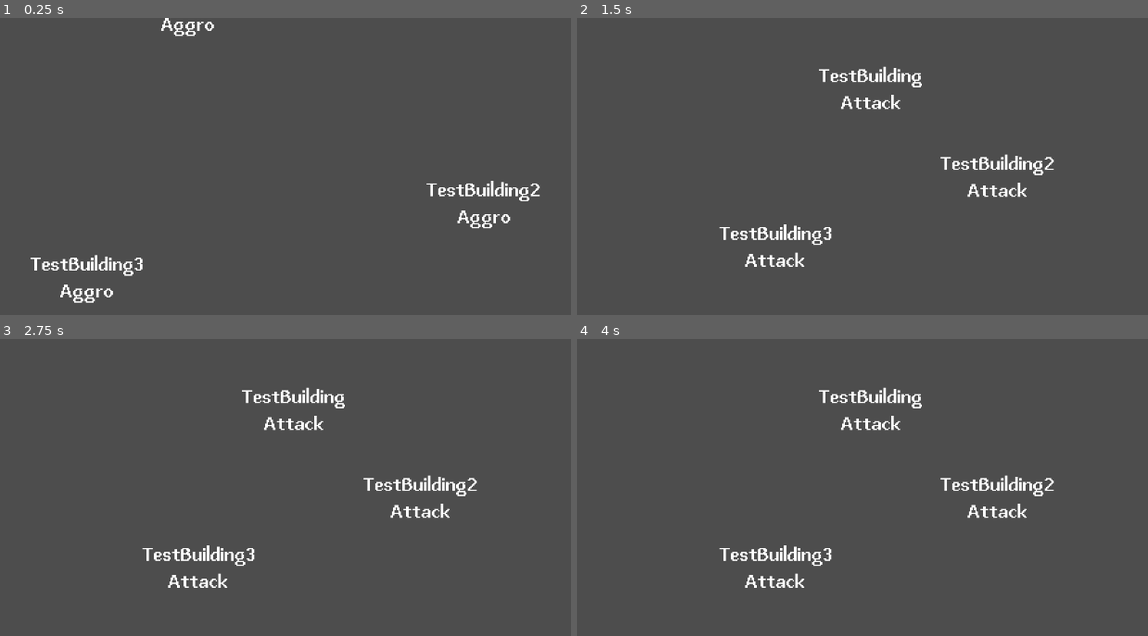
Above: before the commit, frames 1-4 (two rows, left to right).
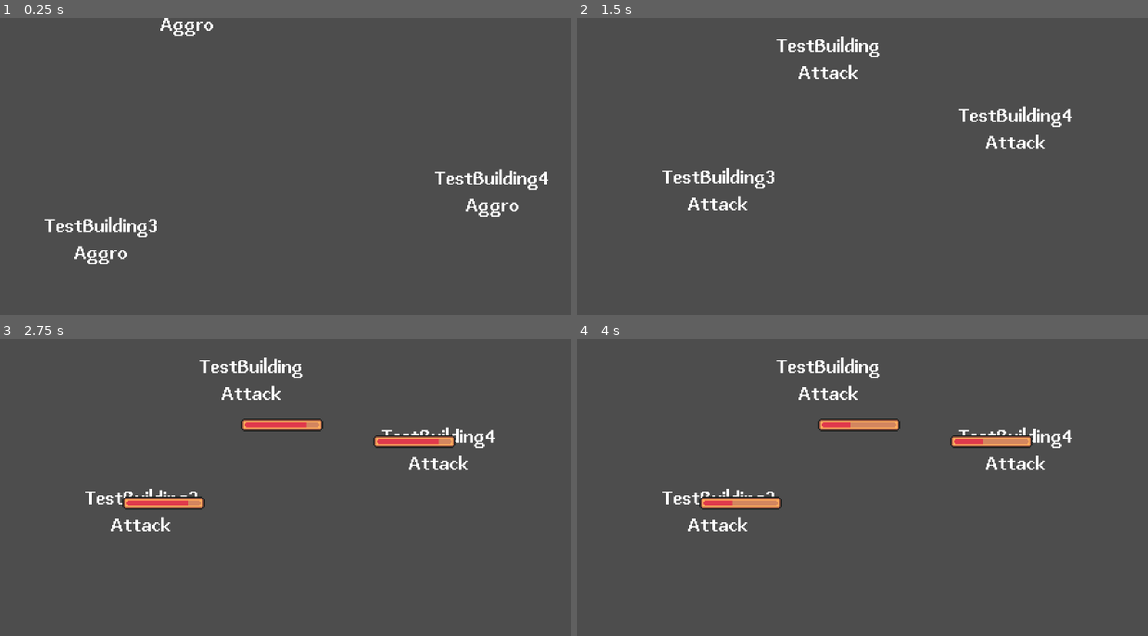
Above: after the commit, the same moments.

Repository: Cedro23/TDCardGame
Game: Godot game, scene res://scenes/game.tscn
Same seed, same stepped clock (60 frames per second), same inputs: the game is played once before the commit and once after it.
Inputs:
- Up to frame 1 (0.25 s): no input
- Up to frame 2 (1.5 s): no input
- Up to frame 3 (2.75 s): no input
- Up to frame 4 (4 s): tap Enter at 2.75 s; tap Space at 3.5 s

The runs differ from the first frame. In frame 1, 2.7% of the frame differs, in the area x 5-97%, y 0-96%; in frame 2, 3.9%; in frame 3, 5.1%, in the area x 14-87%, y 6-84%; in frame 4, 5.1%.

Commit message:
Added health bars (#10)

Diff:
--- /dev/null
+++ b/scenes/buildings/basic_building.tscn
@@ -0,0 +1,25 @@
+[gd_scene load_steps=4 format=3 uid="uid://cmpguaw5abup"]
+
+[ext_resource type="Script" path="res://scripts/entities/buildings/building.gd" id="1_8yitq"]
+[ext_resource type="PackedScene" uid="uid://ck0kwdcf7k48w" path="res://scenes/hud/health_bar.tscn" id="2_jvx4j"]
+
+[sub_resource type="RectangleShape2D" id="RectangleShape2D_he7m6"]
+
+[node name="BasicBuilding" type="CharacterBody2D" groups=["Building"]]
+position = Vector2(27, -52)
+script = ExtResource("1_8yitq")
+
+[node name="CollisionShape2D" type="CollisionShape2D" parent="."]
+shape = SubResource("RectangleShape2D_he7m6")
+
+[node name="HealthBar" parent="." node_paths=PackedStringArray("entity") instance=ExtResource("2_jvx4j")]
+anchors_preset = 0
+anchor_left = 0.0
+anchor_top = 0.0
+anchor_right = 0.0
+anchor_bottom = 0.0
+offset_top = -24.0
+offset_bottom = -14.0
+grow_horizontal = 1
+grow_vertical = 1
+entity = NodePath("..")
--- a/scenes/enemies/melee_enemy.tscn
+++ b/scenes/enemies/melee_enemy.tscn
@@ -7,6 +7,7 @@
 [ext_resource type="Script" path="res://scripts/entities/enemies/attack_state.gd" id="5_c2208"]
 [ext_resource type="PackedScene" uid="uid://hn1cbwiypoej" path="res://scenes/debug/state_debug.tscn" id="6_is40x"]
 [ext_resource type="PackedScene" uid="uid://dxdeyygyumltw" path="res://scenes/debug/target_debug.tscn" id="7_wusas"]
+[ext_resource type="PackedScene" uid="uid://ck0kwdcf7k48w" path="res://scenes/hud/health_bar.tscn" id="8_mnilb"]
 
 [sub_resource type="CircleShape2D" id="CircleShape2D_xyw2v"]
 radius = 16.0
@@ -37,12 +38,19 @@
 script = ExtResource("5_c2208")
 can_move = false
 
-[node name="StateDebug" parent="." node_paths=PackedStringArray("state_machine") instance=ExtResource("6_is40x")]
-state_machine = NodePath("../EnemyStateMachine")
+[node name="Debug" type="Node2D" parent="."]
 
-[node name="TargetDebug" parent="." node_paths=PackedStringArray("entity") instance=ExtResource("7_wusas")]
+[node name="StateDebug" parent="Debug" node_paths=PackedStringArray("state_machine") instance=ExtResource("6_is40x")]
+state_machine = NodePath("../../EnemyStateMachine")
+
+[node name="TargetDebug" parent="Debug" node_paths=PackedStringArray("entity") instance=ExtResource("7_wusas")]
 offset_top = -54.0
 offset_bottom = -36.0
+entity = NodePath("../..")
+
+[node name="HealthBar" parent="." node_paths=PackedStringArray("entity") instance=ExtResource("8_mnilb")]
+offset_top = -29.0
+offset_bottom = -19.0
 entity = NodePath("..")
 
 [connection signal="timeout" from="AttackTimer" to="EnemyStateMachine/Attack" method="_on_attack_timer_timeout"]
--- a/scenes/enemies/ranged_enemy.tscn
+++ b/scenes/enemies/ranged_enemy.tscn
@@ -7,6 +7,7 @@
 [ext_resource type="Script" path="res://scripts/entities/enemies/attack_state.gd" id="5_yy6q0"]
 [ext_resource type="PackedScene" uid="uid://hn1cbwiypoej" path="res://scenes/debug/state_debug.tscn" id="7_8o0qp"]
 [ext_resource type="PackedScene" uid="uid://dxdeyygyumltw" path="res://scenes/debug/target_debug.tscn" id="7_yv7r8"]
+[ext_resource type="PackedScene" uid="uid://ck0kwdcf7k48w" path="res://scenes/hud/health_bar.tscn" id="8_w1c1p"]
 
 [sub_resource type="CircleShape2D" id="CircleShape2D_242il"]
 radius = 16.0
@@ -37,12 +38,21 @@
 script = ExtResource("5_yy6q0")
 can_move = false
 
-[node name="TargetDebug" parent="." node_paths=PackedStringArray("entity") instance=ExtResource("7_yv7r8")]
+[node name="Debug" type="Node2D" parent="."]
+
+[node name="TargetDebug" parent="Debug" node_paths=PackedStringArray("entity") instance=ExtResource("7_yv7r8")]
 offset_top = -49.0
 offset_bottom = -31.0
+entity = NodePath("../..")
+
+[node name="StateDebug" parent="Debug" node_paths=PackedStringArray("state_machine") instance=ExtResource("7_8o0qp")]
+state_machine = NodePath("../../EnemyStateMachine")
+
+[node name="HealthBar" parent="." node_paths=PackedStringArray("entity") instance=ExtResource("8_w1c1p")]
+offset_left = 544.0
+offset_top = 319.0
+offset_right = 608.0
+offset_bottom = 329.0
 entity = NodePath("..")
 
-[node name="StateDebug" parent="." node_paths=PackedStringArray("state_machine") instance=ExtResource("7_8o0qp")]
-state_machine = NodePath("../EnemyStateMachine")
-
 [connection signal="timeout" from="AttackTimer" to="EnemyStateMachine/Attack" method="_on_attack_timer_timeout"]
--- a/scenes/game.tscn
+++ b/scenes/game.tscn
@@ -1,9 +1,7 @@
-[gd_scene load_steps=4 format=3 uid="uid://dmlgh8lodh2rm"]
+[gd_scene load_steps=3 format=3 uid="uid://dmlgh8lodh2rm"]
 
+[ext_resource type="PackedScene" uid="uid://cmpguaw5abup" path="res://scenes/buildings/basic_building.tscn" id="1_n2b3x"]
 [ext_resource type="PackedScene" uid="uid://bl8xc53ebchfy" path="res://scenes/enemies/melee_enemy.tscn" id="1_yce7x"]
-[ext_resource type="Script" path="res://scripts/entities/buildings/building.gd" id="2_qwapg"]
-
-[sub_resource type="RectangleShape2D" id="RectangleShape2D_he7m6"]
 
 [node name="Game" type="Node2D"]
 
@@ -12,29 +10,23 @@
 
 [node name="Buildings" type="Node" parent="."]
 
-[node name="TestBuilding" type="CharacterBody2D" parent="Buildings" groups=["Building"]]
-position = Vector2(27, -52)
-script = ExtResource("2_qwapg")
+[node name="TestBuilding" parent="Buildings" instance=ExtResource("1_n2b3x")]
+position = Vector2(-6, -76)
 
-[node name="CollisionShape2D" type="CollisionShape2D" parent="Buildings/TestBuilding"]
-shape = SubResource("RectangleShape2D_he7m6")
+[node name="TestBuilding2" parent="Buildings" instance=ExtResource("1_n2b3x")]
+position = Vector2(41, 60)
 
-[node name="TestBuilding2" type="CharacterBody2D" parent="Buildings" groups=["Building"]]
-position = Vector2(74, -13)
-script = ExtResource("2_qwapg")
+[node name="TestBuilding3" parent="Buildings" instance=ExtResource("1_n2b3x")]
+position = Vector2(-98, -15)
 
-[node name="CollisionShape2D" type="CollisionShape2D" parent="Buildings/TestBuilding2"]
-shape = SubResource("RectangleShape2D_he7m6")
+[node name="TestBuilding4" parent="Buildings" instance=ExtResource("1_n2b3x")]
+position = Vector2(97, -63)
 
-[node name="TestBuilding3" type="CharacterBody2D" parent="Buildings" groups=["Building"]]
-position = Vector2(-43, 45)
-script = ExtResource("2_qwapg")
-
-[node name="CollisionShape2D" type="CollisionShape2D" parent="Buildings/TestBuilding3"]
-shape = SubResource("RectangleShape2D_he7m6")
+[node name="TestBuilding5" parent="Buildings" instance=ExtResource("1_n2b3x")]
+position = Vector2(8, 2)
 
 [node name="MeleeEnemy" parent="." instance=ExtResource("1_yce7x")]
-position = Vector2(-181, 83)
+position = Vector2(-162, 65)
 attack_damage = 20.0
 attack_range = 30.0
 
--- /dev/null
+++ b/scenes/hud/health_bar.tscn
@@ -0,0 +1,25 @@
+[gd_scene load_steps=4 format=3 uid="uid://ck0kwdcf7k48w"]
+
+[ext_resource type="Texture2D" uid="uid://c6vrvabwclvux" path="res://assets/art/healthbarUnder.png" id="1_334fk"]
+[ext_resource type="Texture2D" uid="uid://te361f61yiw1" path="res://assets/art/healthbarProgress.png" id="2_v4b3c"]
+[ext_resource type="Script" path="res://scripts/hud/health_bar.gd" id="3_mcl6q"]
+
+[node name="HealthBar" type="TextureProgressBar"]
+visible = false
+anchors_preset = 8
+anchor_left = 0.5
+anchor_top = 0.5
+anchor_right = 0.5
+anchor_bottom = 0.5
+offset_left = -32.0
+offset_top = -5.0
+offset_right = 32.0
+offset_bottom = 5.0
+grow_horizontal = 2
+grow_vertical = 2
+size_flags_horizontal = 4
+size_flags_vertical = 4
+value = 100.0
+texture_under = ExtResource("1_334fk")
+texture_progress = ExtResource("2_v4b3c")
+script = ExtResource("3_mcl6q")
--- a/scripts/entities/entity.gd
+++ b/scripts/entities/entity.gd
@@ -2,17 +2,19 @@
 class_name Entity
 
 signal destroyed()
+signal health_changed()
 
 @export_group("Defense stats")
 @export var _max_hp: float = 100.0
 var _hp:float
+
 
 func _ready():
 	_hp = _max_hp
 
 func take_damage(damage: float):
 	_hp -= damage
-	print(name + " has " + str(_hp) + "hp left")
+	health_changed.emit()
 	if _hp <= 0:
 		_die()
 
--- /dev/null
+++ b/scripts/hud/health_bar.gd
@@ -0,0 +1,14 @@
+extends TextureProgressBar
+class_name HealthBar
+
+@export var entity: Entity
+
+func _ready():
+	entity.health_changed.connect(_on_heatlh_changed)
+
+func _on_heatlh_changed():
+	value = (entity._hp/entity._max_hp) * 100
+	if value == 100:
+		visible = false
+	else:
+		visible = true
Binary file added: assets/art/healthbarProgress.png
Not shown, added: assets/art/healthbarProgress.png.import
Binary file added: assets/art/healthbarUnder.png
Not shown, added: assets/art/healthbarUnder.png.import
Not shown: 1 places in scenes/enemies/melee_enemy.tscn that only renumber resources
Not shown: 1 places in scenes/enemies/ranged_enemy.tscn that only renumber resources
